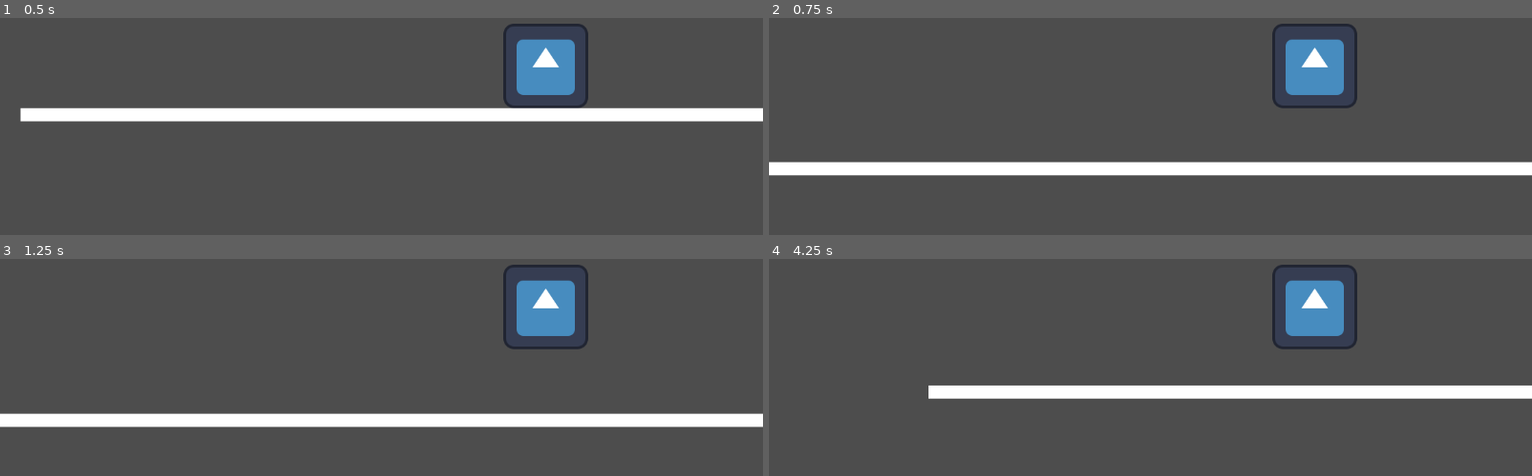
Above: before the commit, frames 1-4 (two rows, left to right).
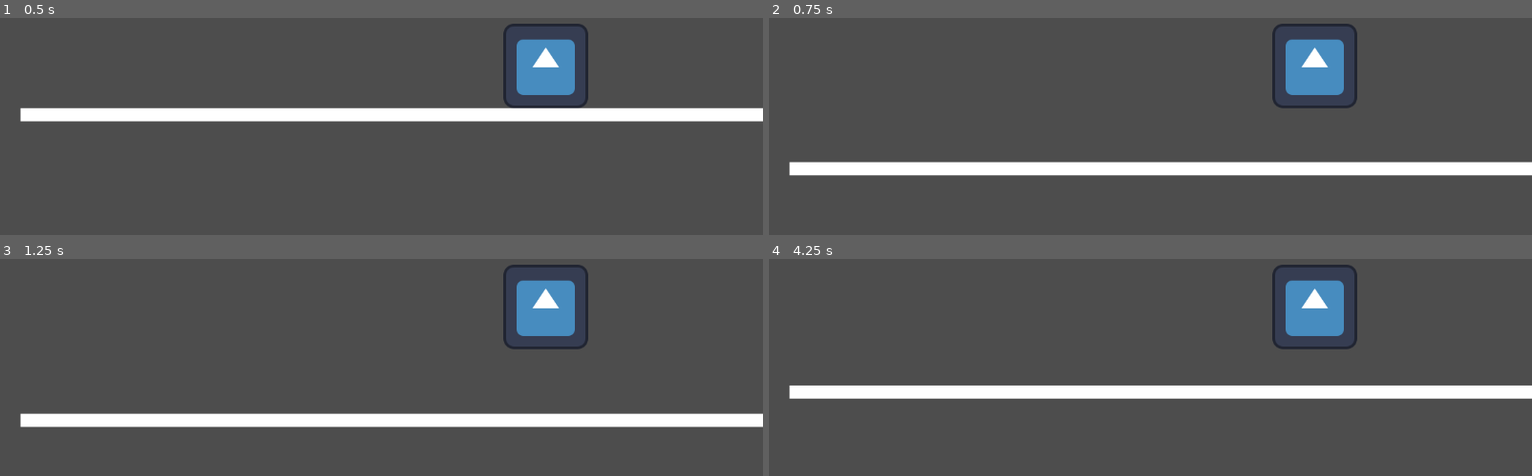
Above: after the commit, the same moments.

Repository: einhadner85/godot_test
Game: Godot game, scene res://main.tscn
Same seed, same stepped clock (60 frames per second), same inputs: the game is played once before the commit and once after it. The project has no main scene, so this scene is started directly. The engine's default icon, where the game draws it, is replaced by a stand-in: a white triangle on a blue panel in a dark square.
Inputs:
- Up to frame 1 (0.5 s): no input
- Up to frame 2 (0.75 s): tap Enter (ui_accept) at 0.5, 0.6 s; hold Right (ui_right) from 0.53 s (still down)
- Up to frame 3 (1.25 s): keep holding Right (ui_right); tap Enter (ui_accept) at 0.77, 1.07 s
- Up to frame 4 (4.25 s): tap Enter (ui_accept) at 1.35, 1.52, 1.82, 2.1, 2.85, 3.02, 3.32, 3.6, 3.77, 4.07 s; release Right (ui_right) at 2.03 s; hold Left (ui_left) from 2.03 s (still down)

Frame 1 is identical in both runs. In frame 2, 0.2% of the frame differs, in the area x 0-3%, y 66-73%; in frame 3, 0.2%; in frame 4, 1.1%, in the area x 2-21%, y 58-65%.

Commit message:
x축 속도 수정

Diff:
--- a/player.gd
+++ b/player.gd
@@ -10,8 +10,8 @@
 var jump_count = 0
 
 # 디버깅
-var is_measuring_time = false  # 현재 시간을 재고 있는 중인지 체크하는 스위치
-var elapsed_time = 0.0         # 누적된 점프 시간을 저장할 변수
+var is_measuring_time = false # 현재 시간을 재고 있는 중인지 체크하는 스위치
+var elapsed_time = 0.0 # 누적된 점프 시간을 저장할 변수
 
 # 프로젝트에 기본 설정된 중력 값을 가져와 변수에 저장해.
 var gravity = ProjectSettings.get_setting("physics/2d/default_gravity")
@@ -35,18 +35,14 @@
 
 		# 첫 번째 점프를 시작할 때만 타이머를 작동시켜.
 		if jump_count == 1:
-			elapsed_time = 0.0          # 시간 초기화
-			is_measuring_time = true     # 타이머 작동 시작!
+			elapsed_time = 0.0 # 시간 초기화
+			is_measuring_time = true # 타이머 작동 시작!
 			print("🚀 [디버그] 점프 시작! 타이머 가동.")
 		else:
 			print("🚀 [디버그] 공중에서 2단 점프 추가!")
 
-	# 4. 좌우 이동
-	var direction = Input.get_axis("ui_left", "ui_right")
-	if direction:
-		velocity.x = direction * SPEED
-	else:
-		velocity.x = move_toward(velocity.x, 0, SPEED)
+	# 4. 좌우 이동은 없음
+	velocity.x = 0;
 
 	# 5. 물리 계산 적용 (이 함수가 실행되면서 바닥 충돌 여부가 업데이트돼)
 	move_and_slide()
